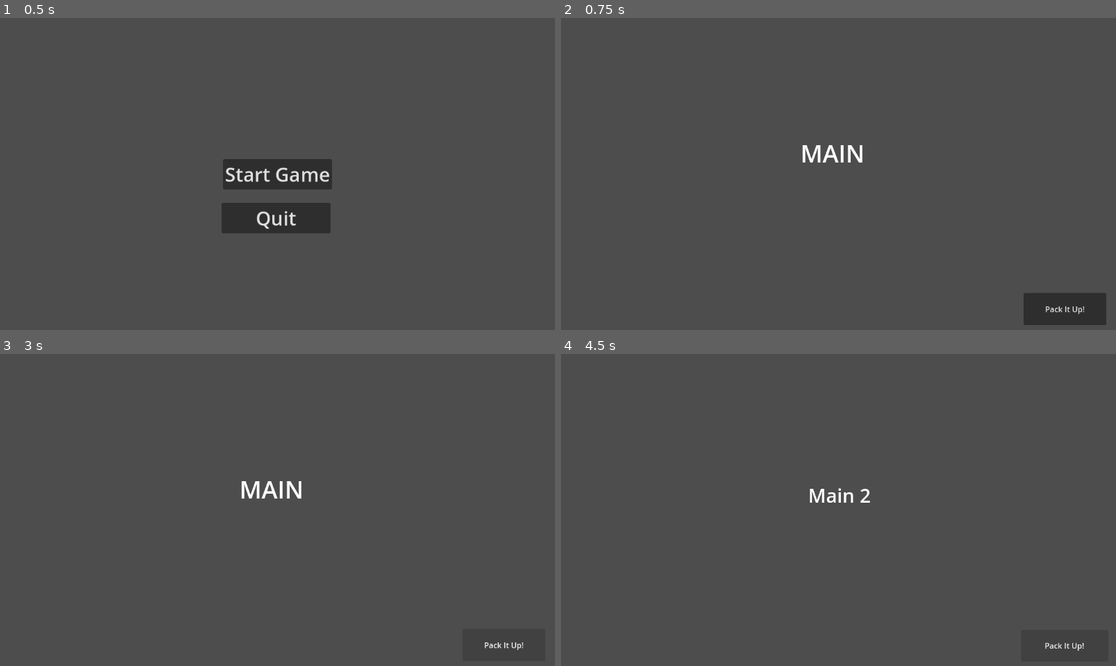
Above: before the commit, frames 1-4 (two rows, left to right).
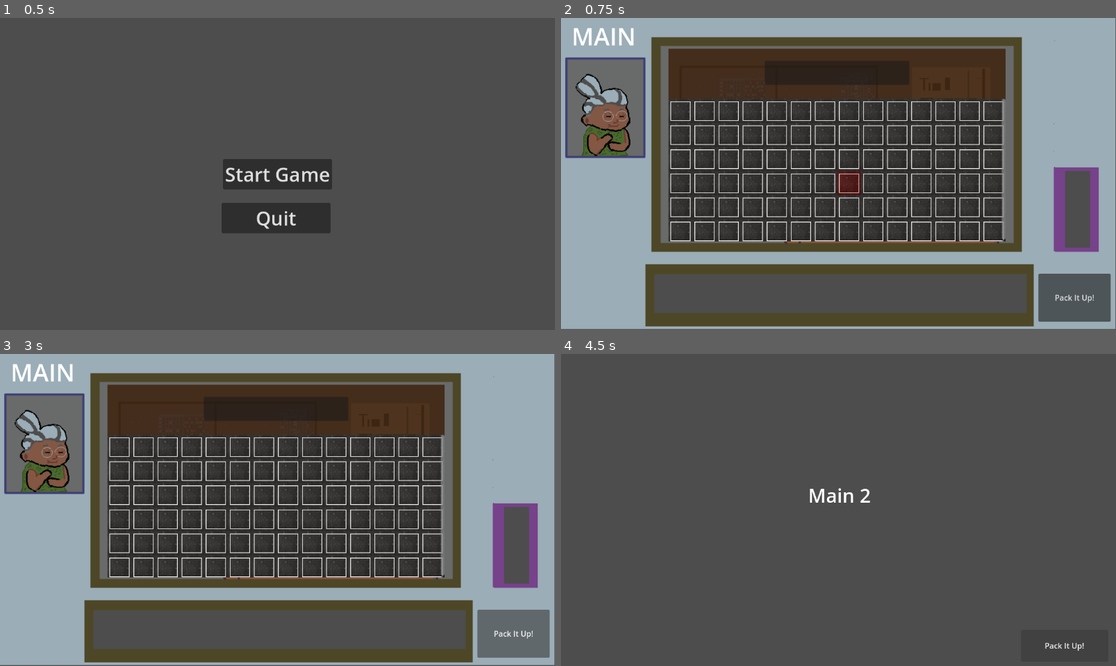
Above: after the commit, the same moments.

Repository: Schipwreck/GMTK-GameJam-2024
Game: Godot game, scene res://Scenes/title_screen.tscn
The game is run twice, just before and just after one commit, with the same random seed, the same clock (stepped at 60 frames per second) and the same inputs.
Inputs (mouse positions are in pixels of both pictures, inside the frame that each line leads up to):
- Up to frame 1 (0.5 s): no input
- Up to frame 2 (0.75 s): click "Start Game" at 0.5 s
- Up to frame 3 (3 s): click "Pack It Up!" at 1.25 s; click "Pack It Up!" at 2 s; click "Pack It Up!" at 2.75 s
- Up to frame 4 (4.5 s): click (838, 410) at 3.52 s; click "Pack It Up!" at 4.25 s

Frame 1 is identical in both runs. In frame 2, 83% of the frame differs, in the area x 0-100%, y 0-100%; in frame 3, 84%; in frame 4, nothing differs.

Commit message:
created placeholder main scene, utilizing MarginContainer features

Diff:
--- a/Scenes/main_scene.tscn
+++ b/Scenes/main_scene.tscn
@@ -1,24 +1,60 @@
-[gd_scene load_steps=2 format=3 uid="uid://p06og2jhhk8r"]
+[gd_scene load_steps=4 format=3 uid="uid://p06og2jhhk8r"]
 
 [ext_resource type="Script" path="res://Scripts/main_scene.gd" id="1_pcalb"]
+[ext_resource type="PackedScene" uid="uid://br2k2epsyut04" path="res://Scenes/inventory_grid.tscn" id="2_u0spn"]
+[ext_resource type="Texture2D" uid="uid://dvcuasd0xaoo" path="res://Assets/jn_tempassets/basic_ui_concept.png" id="3_77jsv"]
 
 [node name="Main Scene" type="Node2D"]
 script = ExtResource("1_pcalb")
 
-[node name="Label" type="Label" parent="."]
-offset_left = 497.0
-offset_top = 246.0
-offset_right = 631.0
-offset_bottom = 315.0
+[node name="TextureRect" type="TextureRect" parent="."]
+z_index = -1
+offset_right = 1151.0
+offset_bottom = 646.0
+texture = ExtResource("3_77jsv")
+
+[node name="MarginContainer" type="MarginContainer" parent="TextureRect"]
+layout_mode = 0
+offset_right = 1151.0
+offset_bottom = 646.0
+theme_override_constants/margin_left = -705
+theme_override_constants/margin_top = 64
+
+[node name="InventoryGrid" parent="TextureRect/MarginContainer" instance=ExtResource("2_u0spn")]
+modulate = Color(1, 1, 1, 0.92549)
+layout_mode = 2
+size_flags_horizontal = 4
+size_flags_vertical = 0
+metadata/_edit_use_anchors_ = true
+
+[node name="MarginContainer3" type="MarginContainer" parent="TextureRect"]
+layout_mode = 0
+offset_right = 1151.0
+offset_bottom = 646.0
+grow_horizontal = 2
+grow_vertical = 2
+theme_override_constants/margin_left = 22
+theme_override_constants/margin_top = 3
+
+[node name="Label" type="Label" parent="TextureRect/MarginContainer3"]
+layout_mode = 2
 size_flags_horizontal = 0
+size_flags_vertical = 0
 theme_override_font_sizes/font_size = 50
 text = "MAIN"
+horizontal_alignment = 1
+vertical_alignment = 1
 
-[node name="PackitupButton" type="Button" parent="."]
-offset_left = 960.0
-offset_top = 571.0
-offset_right = 1132.0
-offset_bottom = 638.0
+[node name="PackitupButton" type="Button" parent="TextureRect"]
+z_index = 1
+custom_minimum_size = Vector2(150, 100)
+layout_mode = 2
+offset_left = 991.0
+offset_top = 531.0
+offset_right = 1141.0
+offset_bottom = 631.0
+size_flags_horizontal = 8
+size_flags_vertical = 8
 text = "Pack It Up!"
 
-[connection signal="pressed" from="PackitupButton" to="." method="_on_packitup_button_pressed"]
+[connection signal="pressed" from="TextureRect/PackitupButton" to="." method="_on_packitup_button_pressed"]
Binary file added: Assets/jn_tempassets/basic_ui_concept.png
Not shown, added: Assets/jn_tempassets/basic_ui_concept.png.import
